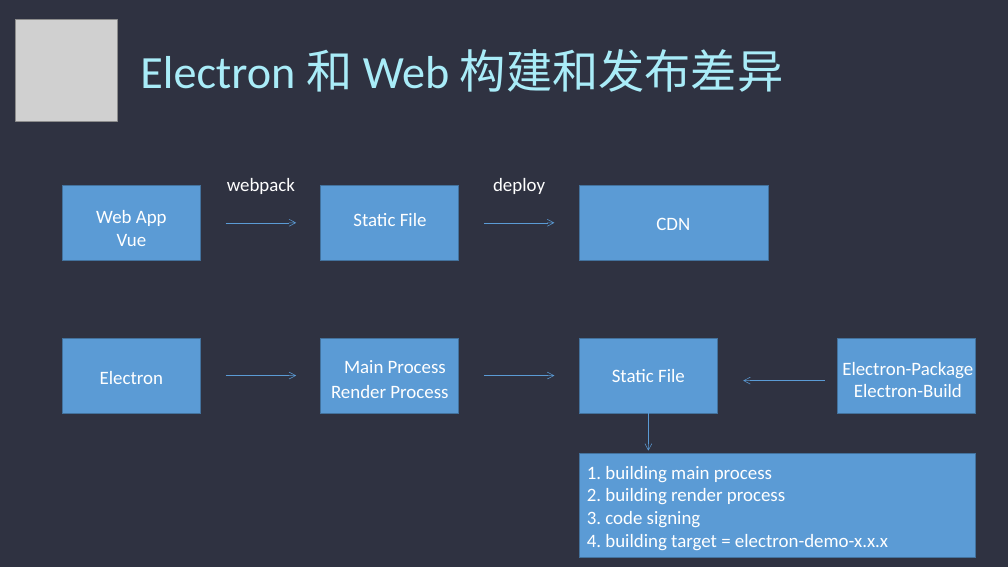
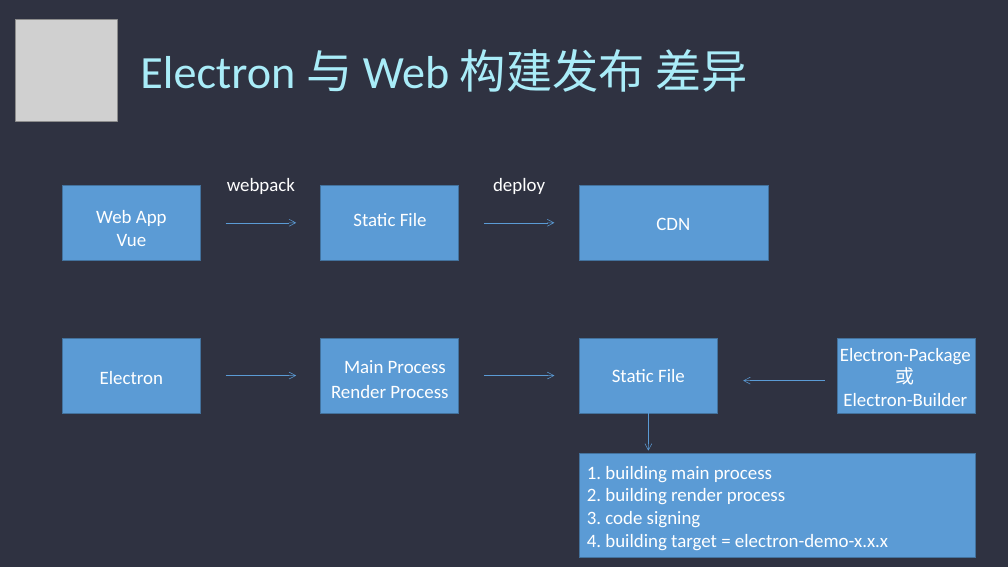
Before and after one commit to admiral20/electron-quick-start, a slide deck: slide 11 of ppt/electron.pptx. Drawn at 1008x567 pixels with LibreOffice and Linux fonts; fonts in the diff are those of the drawing; grey boxes stand for pictures. Boxes give left, top, right and bottom in pixels: in the first picture for what was removed or moved away, otherwise in the second. Text is boxed around its words. In the diff, an @@ line names an element or a change of style, - is before the commit and + after.

```diff
--- a/ppt/electron.pptx
+++ b/ppt/electron.pptx
@@ text at bbox=[140, 49, 747, 92]: text changed @@
-Electron 和 Web 构建和发布差异
+Electron 与 Web 构建发布 差异
@@ text "Electron-Package": place and size @@
-text "Electron-Package" at bbox=[842, 362, 973, 397]
+text "Electron-Package" at bbox=[840, 348, 971, 406]
@@ text at bbox=[843, 367, 967, 406]: text changed @@
-Electron-Build
+或
+Electron-Builder
```
Also in this commit, not shown: 10 other slides changed, 1 other file.
